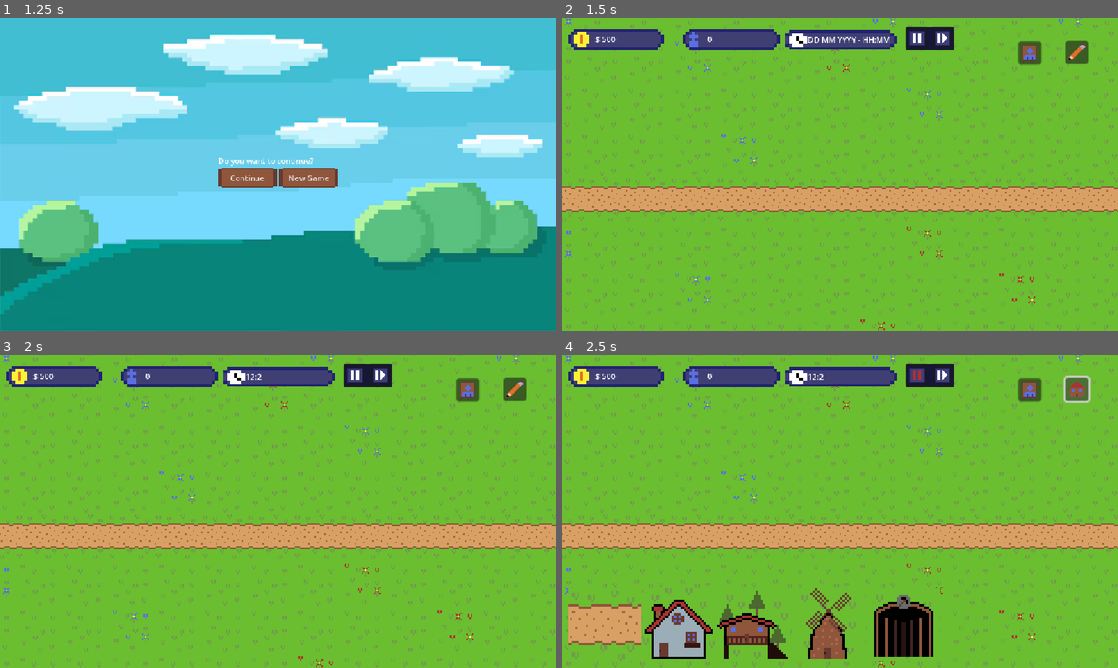
Above: before the commit, frames 1-4 (two rows, left to right).
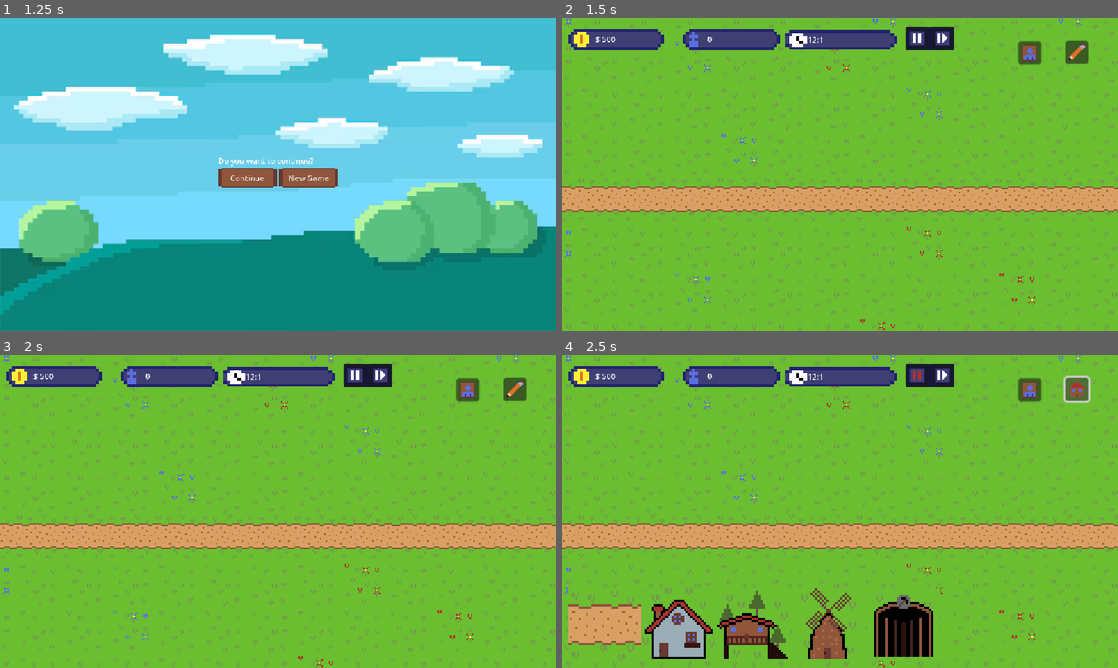
Above: after the commit, the same moments.

Repository: Dev-Karol1111/village
Game: Godot game, scene res://scenes/ui/menu.tscn
The game is run twice, just before and just after one commit, with the same random seed, the same clock (stepped at 60 frames per second) and the same inputs.
Inputs (mouse positions are in pixels of both pictures, inside the frame that each line leads up to):
- Up to frame 1 (1.25 s): click "PLAY" at 0.5 s
- Up to frame 2 (1.5 s): click "New Game" at 1.25 s
- Up to frame 3 (2 s): no input
- Up to frame 4 (2.5 s): click (1079, 389) at 2 s

Frame 1 is identical in both runs. In frame 2, 0.2% of the frame differs, in the area x 44-59%, y 6-8%; in frame 3, less than 0.1%; in frame 4, less than 0.1%.

Commit message:
Add day summary

Diff:
--- a/scenes/ui/information.tscn
+++ b/scenes/ui/information.tscn
@@ -3,6 +3,7 @@
 [ext_resource type="Script" uid="uid://16rcdletv8pf" path="res://scripts/ui/information.gd" id="1_4mbif"]
 
 [node name="information" type="Control"]
+custom_minimum_size = Vector2(0, 130)
 layout_mode = 3
 anchors_preset = 0
 offset_right = 248.0
@@ -18,7 +19,7 @@
 color = Color(1, 0.5529412, 1, 1)
 
 [node name="Line2D" type="Line2D" parent="."]
-points = PackedVector2Array(5, 5, 244, 5, 244, 124, 5, 124, 5, 5)
+points = PackedVector2Array(5, 5, 247, 5, 247, 124, 5, 124, 5, 5)
 
 [node name="title" type="Label" parent="."]
 layout_mode = 1
--- a/scripts/autoload/managment.gd
+++ b/scripts/autoload/managment.gd
@@ -14,7 +14,7 @@
 var betting : Dictionary[Vector2i, Dictionary] = {} # data - BettingBase, connected_houses - Vector2i, workers_from - Vector21, gotta_update - bool, workers - int
 var production_time : Dictionary[Vector2i, int] = {}
 
-var products : Dictionary[String, int] = {"flour" : 100}
+var products : Dictionary[String, int] = {"flour" : 100, "fruit" : 0}
 
 var speed_time := 1
 
@@ -37,11 +37,6 @@
 var multiple_speed : int = 1
 
 var avaible_experiments : Dictionary[ExperimentBase, Array]
-
-func _ready() -> void:
-	init()
-	production_loop()
-	TimeManagment.time_loop()
 
 func production_loop() -> void:
 	while running:
@@ -107,6 +102,9 @@
 	for experiment in expetiment_list.experiments:
 		avaible_experiments.set(experiment, [])
 
+	production_loop()
+	TimeManagment.time_loop()
+
 func add_people(value: int):
 	people_count += value
 	avaible_workers += value
--- a/scripts/autoload/people_managment.gd
+++ b/scripts/autoload/people_managment.gd
@@ -10,34 +10,26 @@
 		if not person.work:
 			continue
 
-		# Initialize or update working time
 		if person not in working_time:
-			print("aaaaa")
 			working_time[person] = TimeData.new()
 			print(working_time[person].to_one_data())
-		else:
-			print("aaa")
 
 
-		working_time[person].add(0, 1, 0)
+		working_time[person].add(1, 0, 0)
 
-		# Process work completion
 		var works = load("res://resources/work_list.tres")
 		for work in works.works_list:
 			if person.work != work.name_var or work.type == "looking after":
 				continue
 
 			if working_time[person].to_one_data() >= work.time.to_one_data():
-				# Reset working time
 				working_time[person].hours = 0
 				working_time[person].days = 0
 
-				# Update products
 				print(work.count)
 				var product_name = work.output.name
 				Managment.products[product_name] = Managment.products.get(product_name, 0) + work.count
 				print(Managment.products)
-			# Note: Removed break - consider if you want to process multiple works or just first one
 
 
 func checking_works():
--- a/scripts/autoload/time_managment.gd
+++ b/scripts/autoload/time_managment.gd
@@ -1,6 +1,8 @@
 extends Node
 
 var time : TimeData
+
+var day_summary_code = load("res://scripts/day_summary.gd").new()
 
 func _ready() -> void:
 	time = TimeData.new()
@@ -18,6 +20,10 @@
 				Signals.hour_passed.emit()
 			if time.hours % 12 == 0:
 				Signals.day_passed.emit()
+
+			if time.hours == 20 and time.minutes == 30:
+				day_summary_code.day_summary()
+
 			await get_tree().create_timer(float(Managment.speed_time) / Managment.multiple_speed).timeout
 		else:
 			await get_tree().process_frame
--- a/scripts/bases/people.gd
+++ b/scripts/bases/people.gd
@@ -9,6 +9,7 @@
 var work := ""
 var type := ""
 var healt := 100
+var need_food := 0
 
 var male_names := ["Michael", "James", "John", "Robert", "David","William", "Thomas", "Daniel", "Matthew", "Andrew","Ch …(369 unchanged characters)…
 var female_names := ["Emma", "Olivia", "Sophia", "Ava", "Isabella","Mia", "Charlotte", "Amelia", "Harper", "Ella","Grac …(385 unchanged characters)…
@@ -19,7 +20,10 @@
 	type = preset_type
 	if preset_type == "child":
 		age = int(randf_range(4,14))
+		need_food = 3
 	elif preset_type == "adult":
 		age = int(randf_range(20,45))
+		need_food = 4
 	elif preset_type == "greybeard":
+		need_food = 5
 		age = int(randf_range(65, 70))
--- /dev/null
+++ b/scripts/day_summary.gd
@@ -0,0 +1,18 @@
+extends Node
+
+func day_summary():
+	var did_everyone_eat := true
+	for people in Managment.people:
+		if !eat(people, Managment.products.get("fruit", 0)):
+			people.healt -= 5
+			did_everyone_eat = false
+		else:
+			Managment.products["fruit"] -= people.need_food
+
+	if !did_everyone_eat:
+		Signals.add_information.emit("warning", "Food", "Everyone didn't eat\nsome damage was taken")
+
+func eat(people: People, food_count: int) -> bool:
+	if food_count >= people.need_food:
+		return true
+	else: return false
Binary file changed: assets/tileset.png
Not shown, added: scripts/day_summary.gd.uid
Not shown, changed: .gitignore
